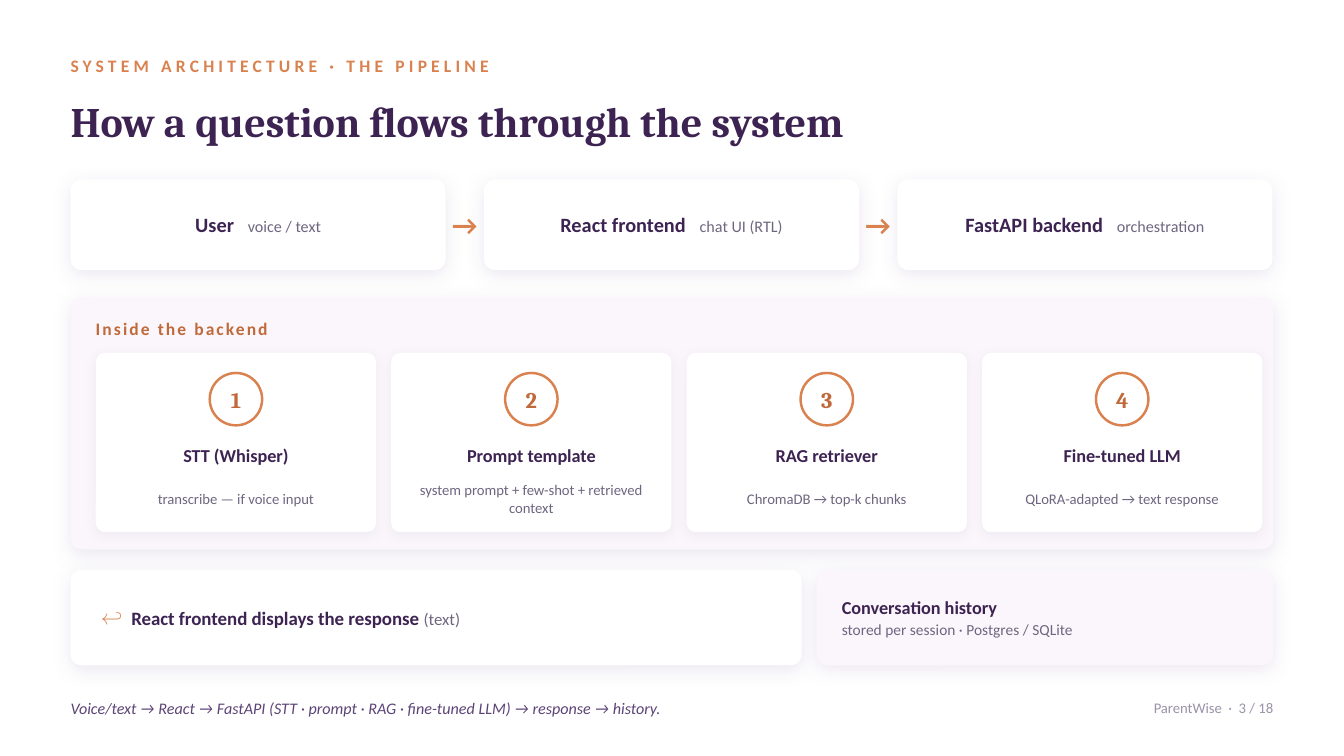
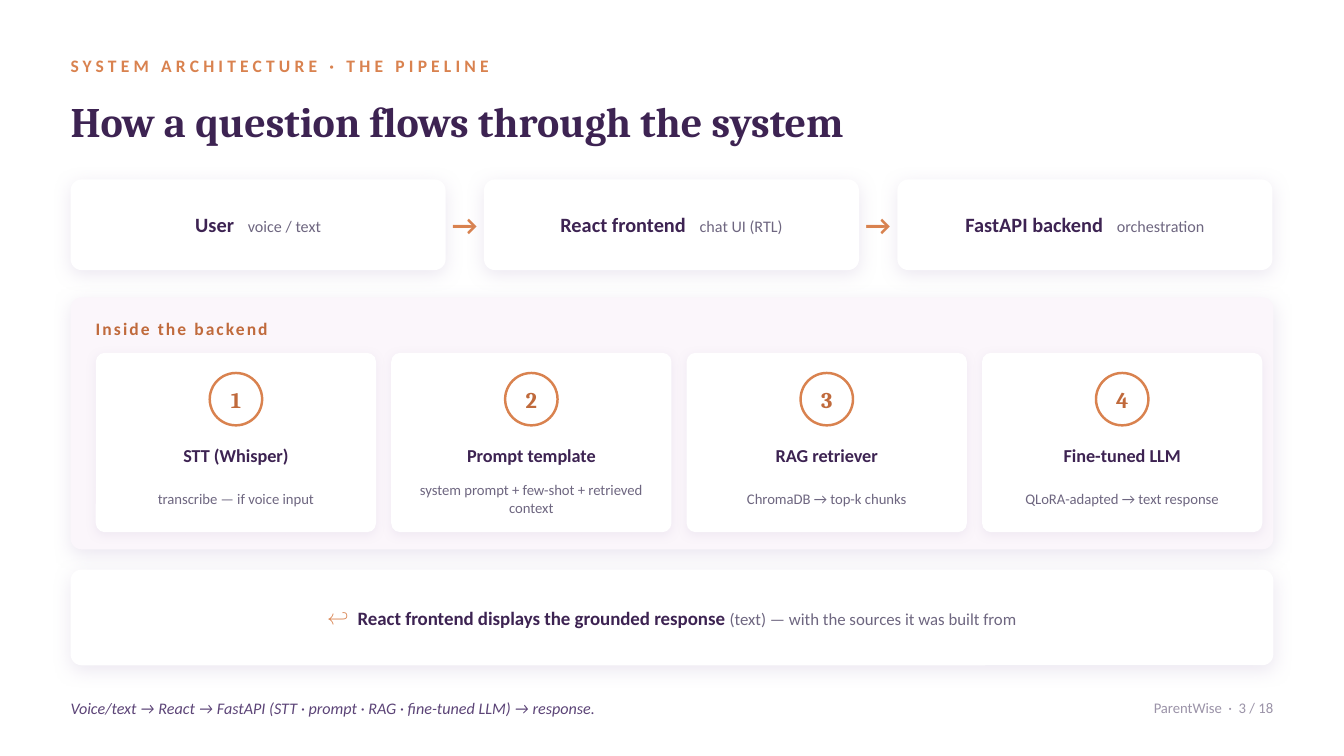
Before and after one commit to dohaismail01/AI-Powered-Parenting-Guidance-Platform, a slide deck: slide 3 of finetune-quantization/presentation/ParentWise_Platform.pptx. Drawn at 1344x756 pixels with LibreOffice and Linux fonts; fonts in the diff are those of the drawing; background and template pictures are left out. Boxes give left, top, right and bottom in pixels: in the first picture for what was removed or moved away, otherwise in the second. Text is boxed around its words. In the diff, an @@ line names an element or a change of style, - is before the commit and + after.

```diff
--- a/finetune-quantization/presentation/ParentWise_Platform.pptx
+++ b/finetune-quantization/presentation/ParentWise_Platform.pptx
@@ rounded rectangle: place and size @@
-rounded rectangle at [71, 570, 802, 665]
+rounded rectangle at [71, 570, 1273, 665]
@@ rounded rectangle removed at [817, 570, 1273, 665] @@
@@ text at [358, 611, 1016, 628]: text changed @@
-↩ React frontend displays the response (text)
+↩ React frontend displays the grounded response (text) — with the sources it was built from
@@ text removed at [842, 601, 1072, 638] @@
-Conversation history
-stored per session · Postgres / SQLite
@@ text at [71, 702, 595, 717]: text changed @@
-Voice/text → React → FastAPI (STT · prompt · RAG · fine-tuned LLM) → response → history.
+Voice/text → React → FastAPI (STT · prompt · RAG · fine-tuned LLM) → response.
```
Also in this commit, not shown: 1 other slide changed, 3 other files.
